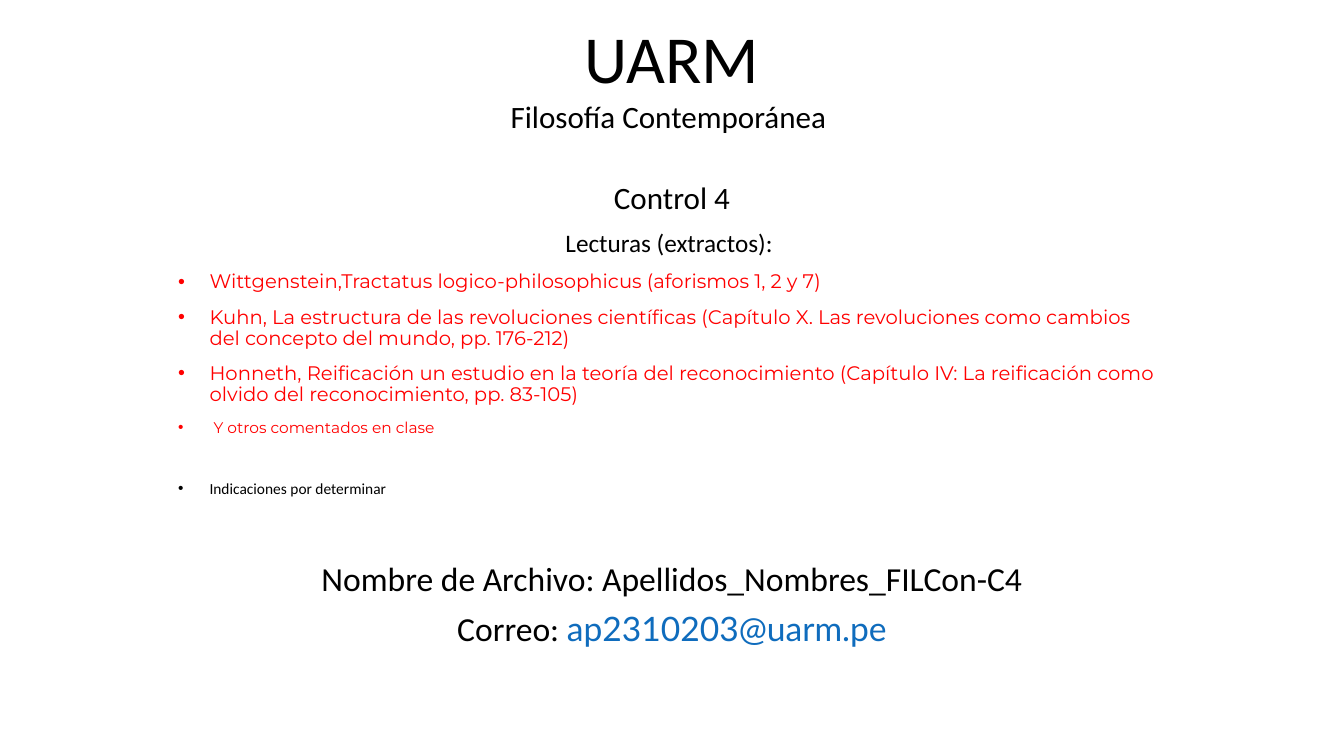
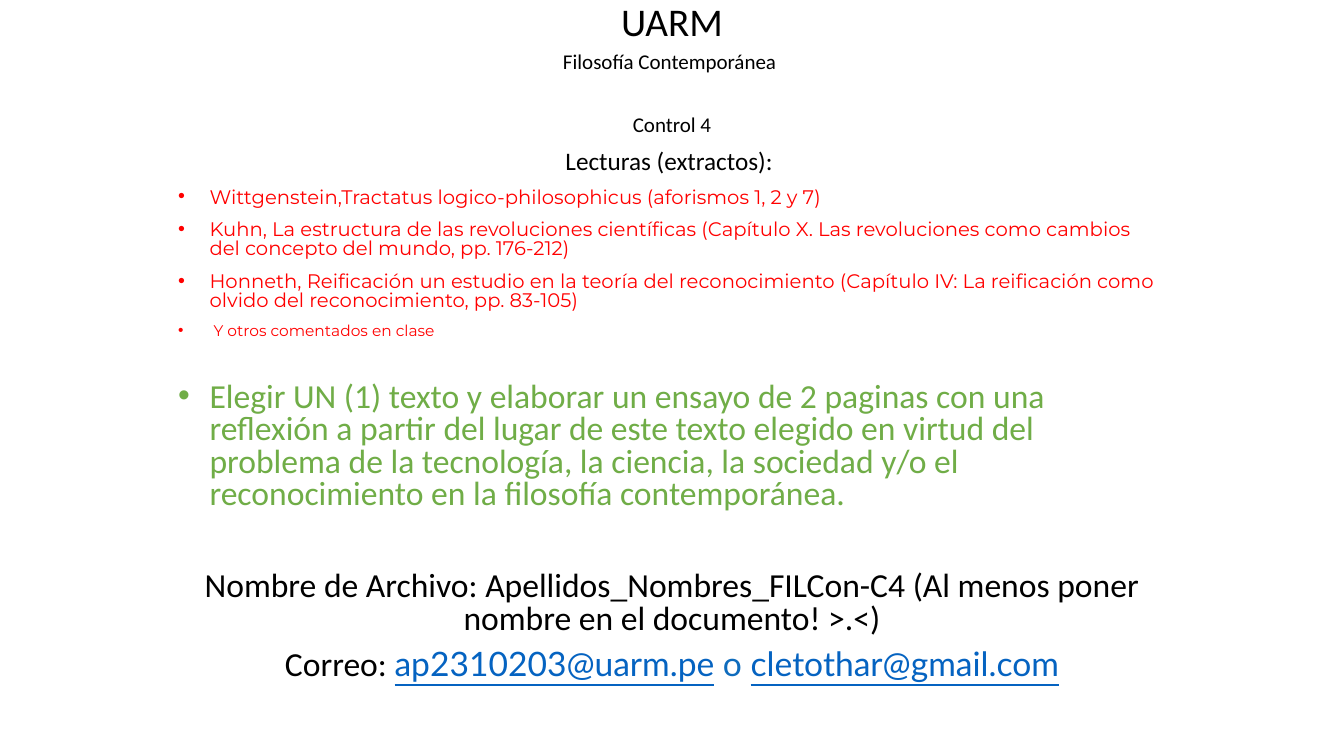
Before and after one commit to zaboltar/ArchaeologyJourney, a slide deck: slide 4 of DigSite/New Arcaism/uarm 2024 2/contemporanea/0000 control 1.pptx. Drawn at 1344x756 pixels with LibreOffice and Linux fonts; fonts in the diff are those of the drawing. Boxes give left, top, right and bottom in pixels: in the first picture for what was removed or moved away, otherwise in the second. Text is boxed around its words. In the diff, an @@ line names an element or a change of style, - is before the commit and + after.

```diff
--- a/DigSite/New Arcaism/uarm 2024 2/contemporanea/0000 control 1.pptx
+++ b/DigSite/New Arcaism/uarm 2024 2/contemporanea/0000 control 1.pptx
@@ title "UARM" at (621, 11, 723, 37): size 48 to 28 pt @@
@@ subtitle "Filosofía Contemporánea": place and size @@
-subtitle "Filosofía Contemporánea" at (511, 106, 826, 210)
+subtitle "Filosofía Contemporánea" at (563, 54, 776, 132)
@@ subtitle "Filosofía Contemporánea" at (563, 54, 776, 132): size 22.2 to 15 pt @@
@@ text "Lecturas (extractos):": place and size @@
-text "Lecturas (extractos):" at (210, 233, 1153, 647)
+text "Lecturas (extractos):" at (205, 151, 1153, 682)
@@ text at (210, 151, 1153, 336): line spacing 0.9 to 0.8 @@
@@ text at (205, 383, 1138, 682): text changed; text colour #000000 to #70AD47 @@
-• Indicaciones por determinar
-Nombre de Archivo: Apellidos_Nombres_FILCon-C4
-Correo: ap2310203@uarm.pe
+• Elegir UN (1) texto y elaborar un ensayo de 2 paginas con una reflexión a partir del lugar de este texto elegido en virtud del problema de la tecnología, la ciencia, la sociedad y/o el reconocimiento en la filosofía contemporánea.
+Nombre de Archivo: Apellidos_Nombres_FILCon-C4 (Al menos poner nombre en el documento! >.<)
+Correo: ap2310203@uarm.pe o cletothar@gmail.com
```
Also in this commit, not shown: 15 other files.
